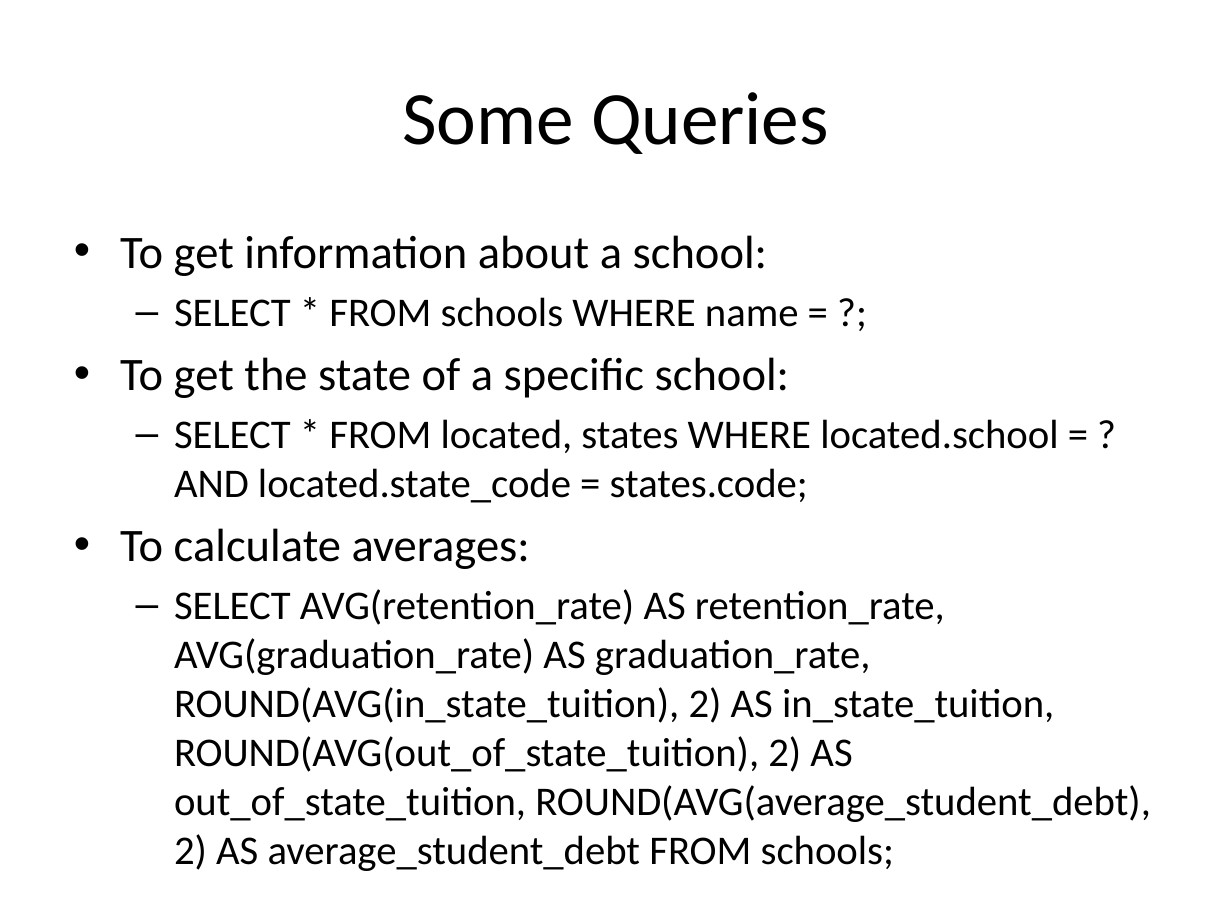
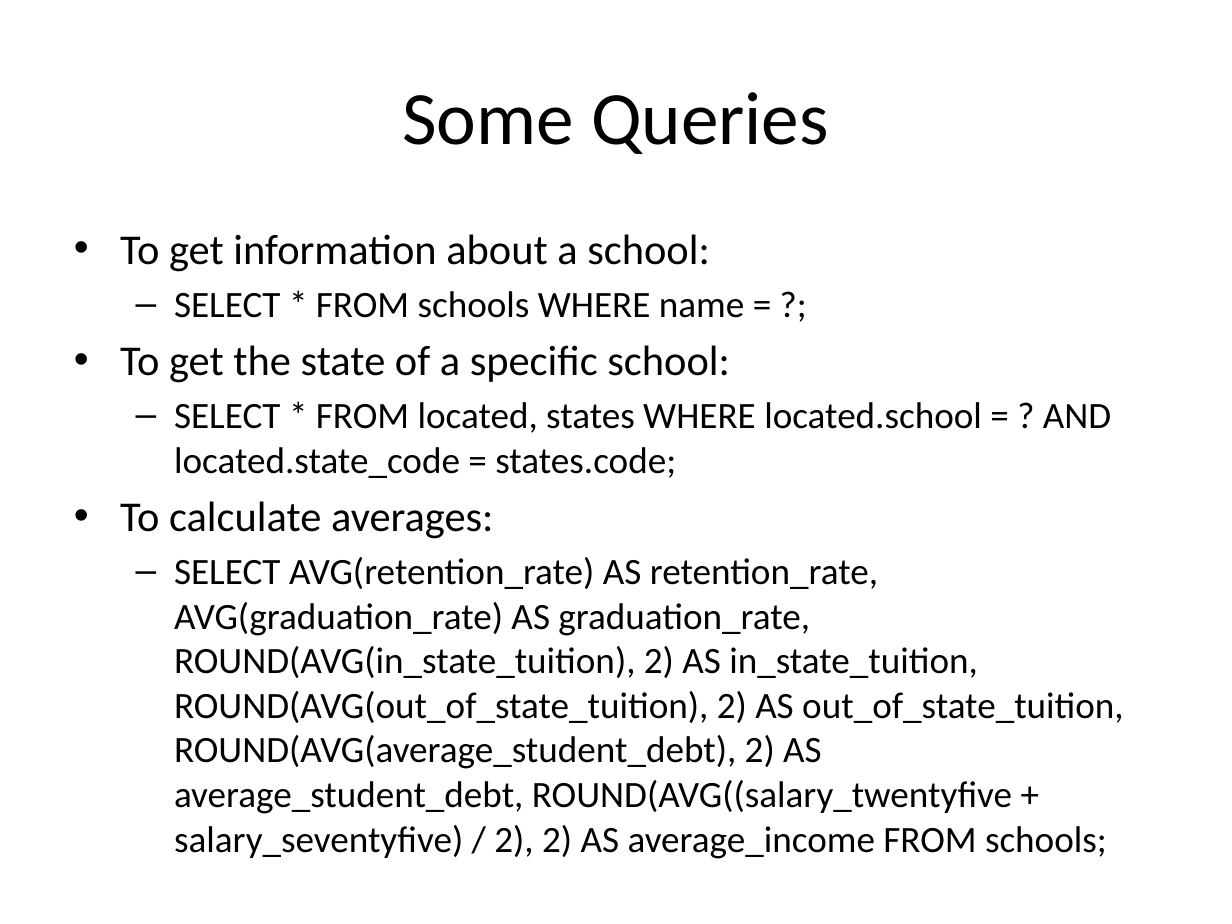
Before and after one commit to vince-xie/College-Costs, a slide deck: slide 22 of DatabasesProject.pptx (slide 17 before the commit). Drawn at 1232x924 pixels with LibreOffice and Linux fonts; fonts in the diff are those of the drawing. Boxes give left, top, right and bottom in pixels: in the first picture for what was removed or moved away, otherwise in the second. Text is boxed around its words. In the diff, an @@ line names an element or a change of style, - is before the commit and + after.

```diff
--- a/DatabasesProject.pptx
+++ b/DatabasesProject.pptx
@@ text at bbox=[120, 234, 1111, 539]: size 27.2 to 24.8 pt in "To get information about a school:", "To get the state of a specific ...", "To calculate averages:"; size 23.8 to 21.7 pt in "SELECT * FROM schools WHERE name = ...", "SELECT * FROM located, states WHERE located.school ..." @@
@@ text at bbox=[174, 557, 1124, 814]: text changed; size 23.8 to 21.7 pt @@
-  – SELECT AVG(retention_rate) AS retention_rate, AVG(graduation_rate) AS graduation_rate, ROUND(AVG(in_state_tuition), 2) AS in_state_tuition, ROUND(AVG(out_of_state_tuition), 2) AS out_of_state_tuition, ROUND(AVG(average_student_debt), 2) AS average_student_debt FROM schools;
+  – SELECT AVG(retention_rate) AS retention_rate, AVG(graduation_rate) AS graduation_rate, ROUND(AVG(in_state_tuition), 2) AS in_state_tuition, ROUND(AVG(out_of_state_tuition), 2) AS out_of_state_tuition, ROUND(AVG(average_student_debt), 2) AS average_student_debt, ROUND(AVG((salary_twentyfive + salary_seventyfive) / 2), 2) AS average_income FROM schools;
```
Also in this commit, not shown: 4 other slides changed, 5 slides added, 3 other files.
